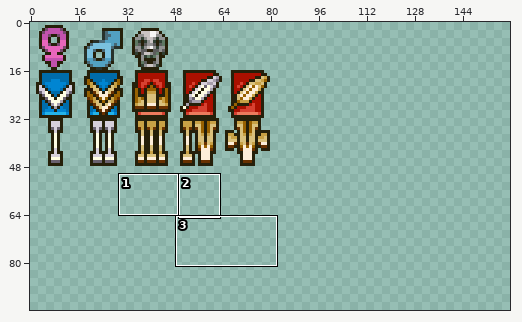
Sprite sheet: Assets/symbols.png. Above: a wide view before the commit, with the close-up outlined.
Close-up. As it was:
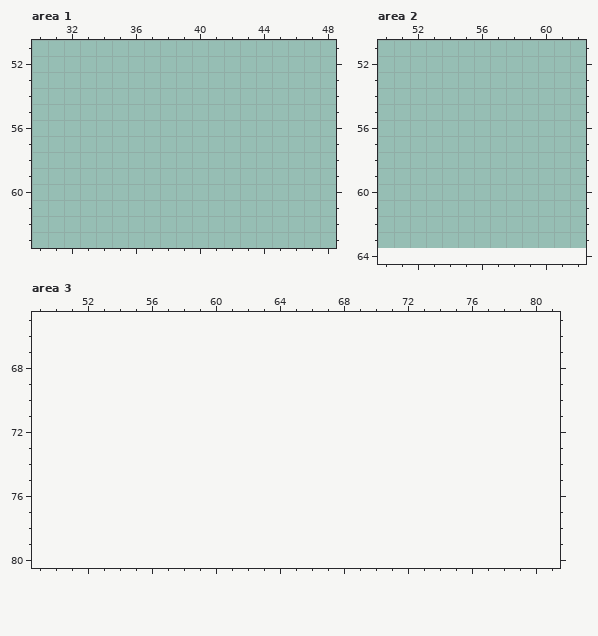
The file is 160x64 pixels. Shown: area 1: x 30..48, y 51..63; area 2: x 50..62, y 51..64; area 3: x 49..81, y 65..80. The old version is drawn lined up with the new one, on the new canvas. The commit also changed other parts of the picture, which this record leaves out.
The result:
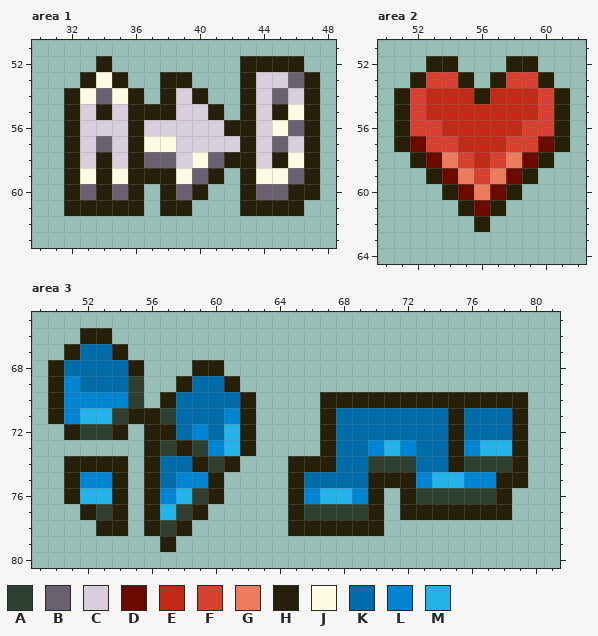
Palette (. is transparent): A #2f3f32  B #69616f  C #d6cfdb  D #6a0a00  E #c12919  F #d74131  G #ed7b5d  H #26200a  J #fffde3  K #006caa  L #0085d2  M #24b3e8
Changes in this commit:
canvas 160x64 -> 160x96
--- area 1
@@ x 30..48 @@
 51 ...................
-52 ...................
-53 ...................
-54 ...................
-55 ...................
-56 ...................
-57 ...................
-58 ...................
-59 ...................
-60 ...................
-61 ...................
+52 ....H........HHHH..
+53 ...HJH..HH...HCCBH.
+54 ..HJBJH.HCH..HCBCH.
+55 ..HCHCHHHCCH.HCHJH.
+56 ..HCCCHCCCCCHHCJBH.
+57 ..HCBCHJJCCCCHCBCH.
+58 ..HCHCHBBCJBHHCHJH.
+59 ..HJHJHHHJBH.HJJBH.
+60 ..HBHBH.HBH..HBBHH.
+61 ..HHHHH.HH...HHHH..
 62 ...................
--- area 2
@@ x 50..62 @@
 51 .............
-52 .............
-53 .............
-54 .............
-55 .............
-56 .............
-57 .............
-58 .............
-59 .............
-60 .............
-61 .............
-62 .............
+52 ...HH...HH...
+53 ..HFFH.HFFH..
+54 .HFEEEHEEEFH.
+55 .HFEEEEEEEFH.
+56 .HFFEEEEEFFH.
+57 .HDFFEEEFFDH.
+58 ..HDGFEFGDH..
+59 ...HDGFGDH...
+60 ....HDGDH....
+61 .....HDH.....
+62 ......H......
 63 .............
--- area 3
@@ x 49..81 @@
 65 .................................
-66 .................................
-67 .................................
-68 .................................
-69 .................................
-70 .................................
-71 .................................
-72 .................................
-73 .................................
-74 .................................
-75 .................................
-76 .................................
-77 .................................
-78 .................................
-79 .................................
+66 ...HH............................
+67 ..HKKH...........................
+68 .HKKKKH...HH.....................
+69 .HLKKKA..HKKH....................
+70 .HLLLLA.HKKKKH....HHHHHHHHHHHHH..
+71 .HLMMAHHAKKKLH....HKKKKKKKHKKKH..
+72 ..HAAH.HHKLKMH....HKKKKKKKHKKKH..
+73 .......HAHALMH....HKKLMLKKHLMMH..
+74 ..HHHH.HKKHAH...HHHKKAAAKKHAAAH..
+75 ..HLLH.HKLLH....HKKKKHHHLMMLLHH..
+76 ..HMMH.HLMAH....HLMMLH.HAAAAAH...
+77 ...HAH.HMAH.....HAAAAH.HHHHHHH...
+78 ....HH.HAH......HHHHHH...........
+79 ........H........................
 80 .................................
Changed places in both close-ups, as pixel boxes (x1, y1, x2, y2):
added: (64, 56, 320, 216)
added: (394, 56, 570, 232)
added: (48, 328, 528, 552)
